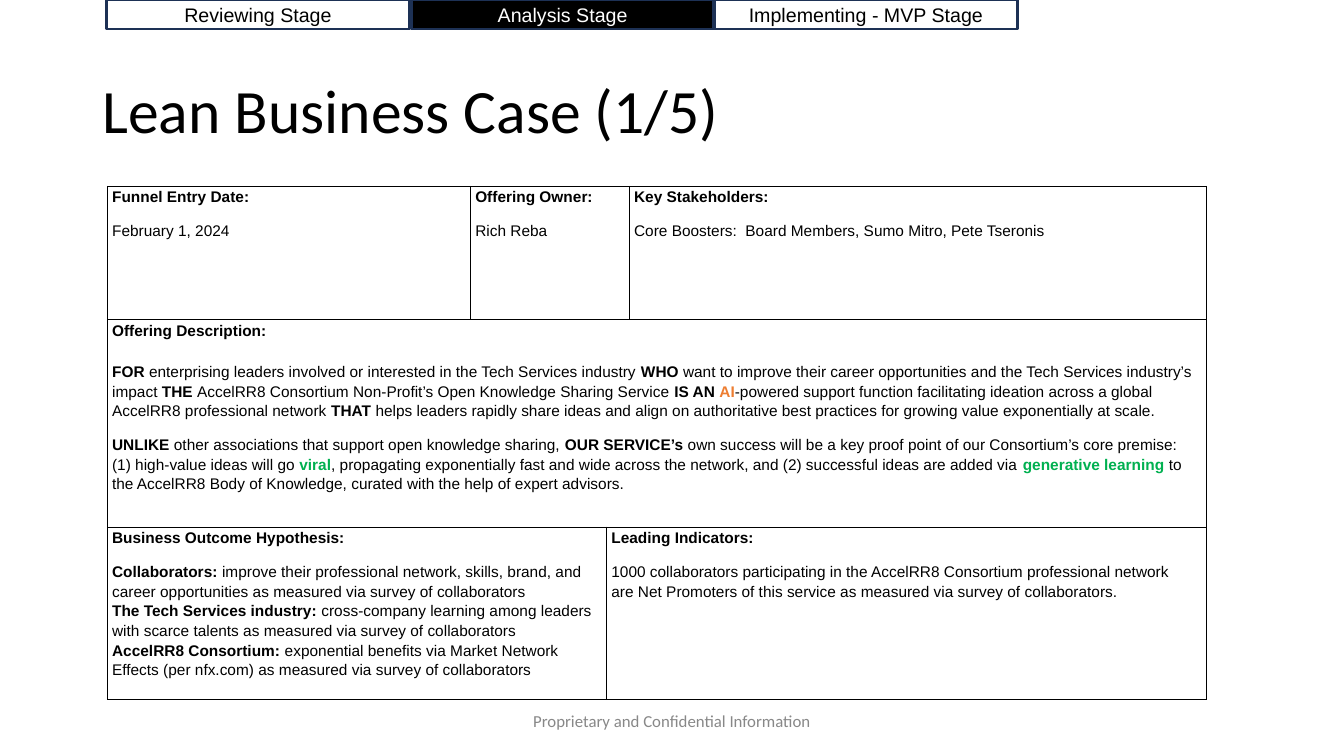
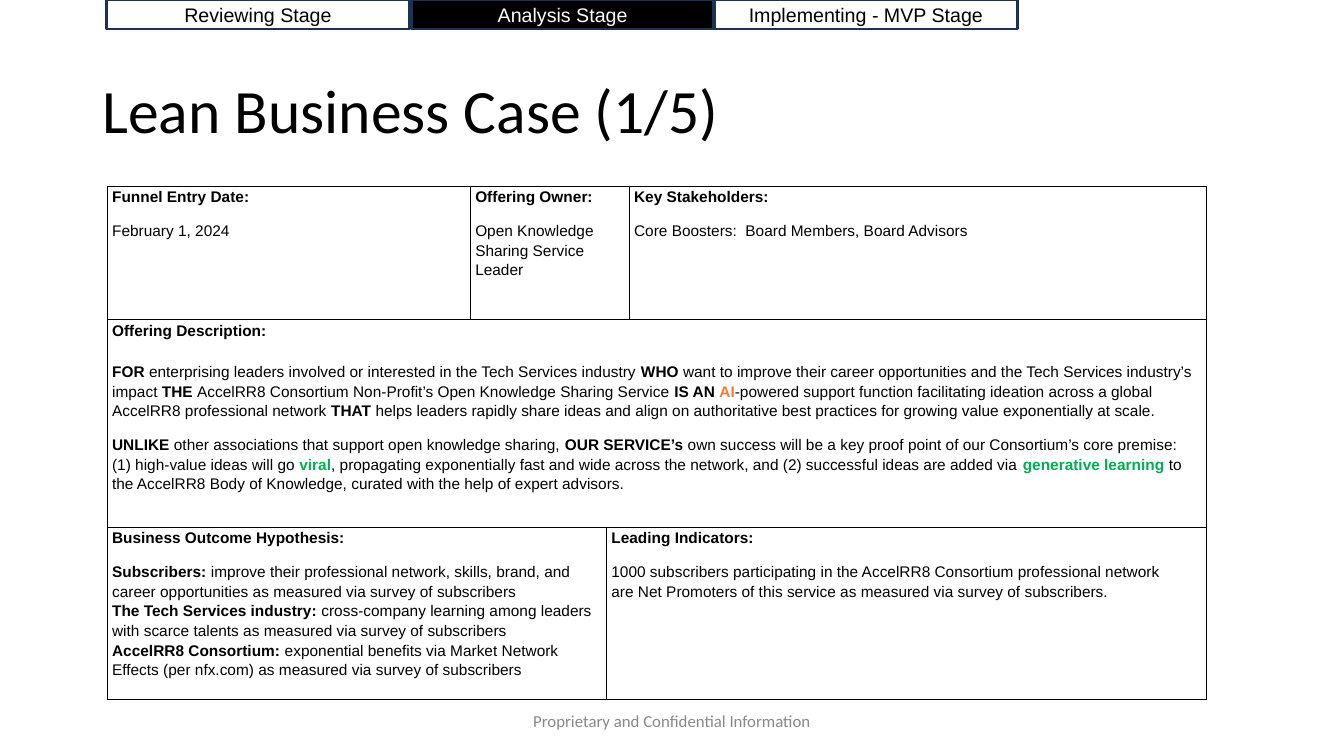
Before and after one commit to AccelRR8-Consortium-NonProfit/Management-Public, a slide deck: slide 8 of docs/2_Value_Creation/2a_Product/Open Knowledge Sharing/Open Knowledge Sharing v1 Lean Business Case.pptx. Drawn at 1344x756 pixels with LibreOffice and Linux fonts; fonts in the diff are those of the drawing; background and template pictures are left out. Boxes give left, top, right and bottom in pixels: in the first picture for what was removed or moved away, otherwise in the second. Text is boxed around its words. In the diff, an @@ line names an element or a change of style, - is before the commit and + after.

Commit message:
Update Professional Networking and Open Knowledge Sharing Services' Lean Business Cases

```diff
--- a/docs/2_Value_Creation/2a_Product/Open Knowledge Sharing/Open Knowledge Sharing v1 Lean Business Case.pptx
+++ b/docs/2_Value_Creation/2a_Product/Open Knowledge Sharing/Open Knowledge Sharing v1 Lean Business Case.pptx
@@ table at [108,187,1208,710] @@
-row 1, column 2: Offering Owner: / Rich Reba
+row 1, column 2: Offering Owner: / Open Knowledge Sharing Service Leader
-row 1, column 4: Key Stakeholders: / Core Boosters: Board Members, Sumo Mitro, Pete Tseronis
+row 1, column 4: Key Stakeholders: / Core Boosters: Board Members, Board Advisors
-row 3, column 1: Business Outcome Hypothesis: / Collaborators: improve their professional network, skills, brand, and career opportunities as measured via survey of collaborators The Tech Services industry: cross-company learning among leaders with scarce talents as measured via survey of collaborators AccelRR8 Consortium: exponential benefits via Market Network Effects (per nfx.com) as measured via survey of collaborators
+row 3, column 1: Business Outcome Hypothesis: / Subscribers: improve their professional network, skills, brand, and career opportunities as measured via survey of subscribers The Tech Services industry: cross-company learning among leaders with scarce talents as measured via survey of subscribers AccelRR8 Consortium: exponential benefits via Market Network Effects (per nfx.com) as measured via survey of subscribers
-row 3, column 3: Leading Indicators: / 1000 collaborators participating in the AccelRR8 Consortium professional network are Net Promoters of this service as measured via survey of collaborators.
+row 3, column 3: Leading Indicators: / 1000 subscribers participating in the AccelRR8 Consortium professional network are Net Promoters of this service as measured via survey of subscribers.
```
Also in this commit, not shown: 11 other slides changed, 4 other files.
